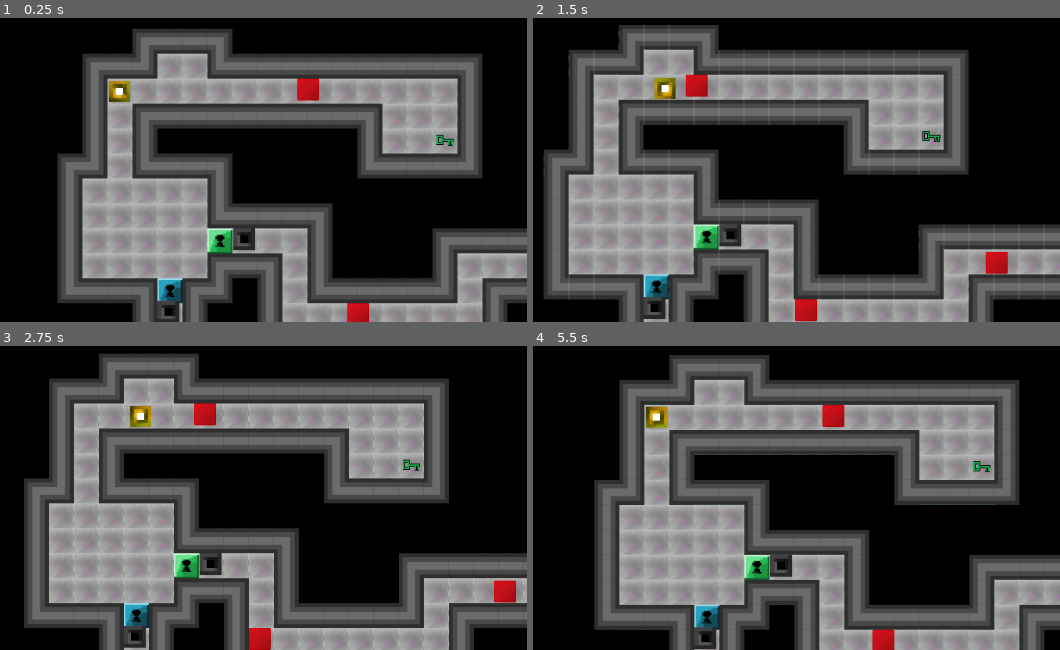
Above: before the commit, frames 1-4 (two rows, left to right).
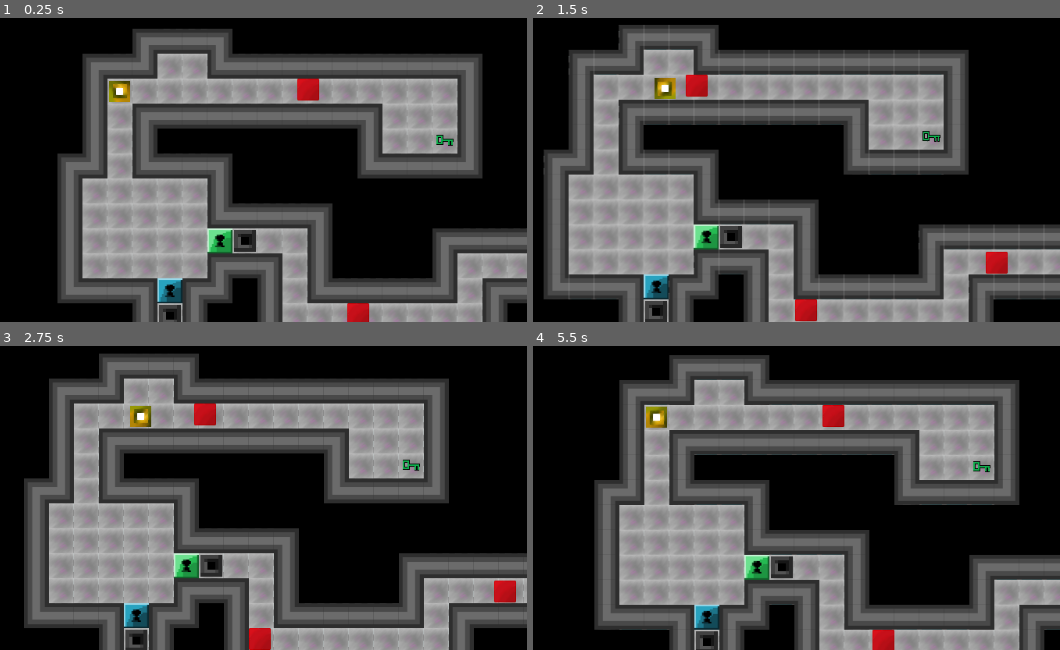
Above: after the commit, the same moments.

Repository: drflamemontgomery/Think-Remastered
Game: Godot game, scene res://Scenes/GameState.tscn
The game is run twice, just before and just after one commit, with the same random seed, the same clock (stepped at 60 frames per second) and the same inputs.
Inputs:
- Up to frame 1 (0.25 s): no input
- Up to frame 2 (1.5 s): hold Right (ui_right) 0.53-1.28 s; hold B (Basset) 0.53-1.28 s; hold Down (ui_down) from 1.28 s (still down); tap L (Logan) at 1.35 s
- Up to frame 3 (2.75 s): release Down (ui_down) at 2.03 s; hold Right (ui_right) from 2.03 s (still down); hold M (Matthew) from 2.03 s (still down)
- Up to frame 4 (5.5 s): release Right (ui_right) at 2.78 s; release M (Matthew) at 2.78 s; hold Up (ui_up) 2.78-3.53 s; tap 1 (Speed) at 2.85 s; hold W (Warner) 3.53-4.28 s; hold Left (ui_left) 3.53-5.03 s; tap 2 (number_2) at 4.35 s; hold Down (ui_down) from 5.03 s (still down); hold P (sPeed) from 5.03 s (still down)

The runs differ from the first frame. In frame 1, 0.6% of the frame differs, in the area x 20-49%, y 20-100%; in frame 2, 0.6%, in the area x 20-40%, y 19-100%; in frame 3, 0.6%; in frame 4, 0.6%.

Commit message:
Adding Checkpoints to level 6 to make it more user friendly

Diff:
--- a/Scenes/CheckPoint.gd
+++ b/Scenes/CheckPoint.gd
@@ -17,6 +17,6 @@
 
 
 func _on_CheckPoint_body_entered(body):
-	if body.is_in_class("Player"):
+	if body.has_method("die"):
 		$AnimatedSprite.animation = "Active"
 		emit_signal("newCheckpoint")
--- a/Scenes/CheckPoint.tscn
+++ b/Scenes/CheckPoint.tscn
@@ -203,12 +203,18 @@
 "speed": 12.0
 } ]
 
+[sub_resource type="RectangleShape2D" id=64]
+extents = Vector2( 13.9376, 14.1846 )
+
 [node name="CheckPoint" type="Area2D"]
 script = ExtResource( 3 )
 
 [node name="AnimatedSprite" type="AnimatedSprite" parent="."]
 frames = SubResource( 18 )
 animation = "Active"
-frame = 2
+frame = 19
 playing = true
+
+[node name="CollisionShape2D" type="CollisionShape2D" parent="."]
+shape = SubResource( 64 )
 [connection signal="body_entered" from="." to="." method="_on_CheckPoint_body_entered"]
--- a/Scenes/Fire_Tile.tscn
+++ b/Scenes/Fire_Tile.tscn
@@ -6,34 +6,34 @@
 [sub_resource type="AtlasTexture" id=1]
 flags = 4
 atlas = ExtResource( 2 )
-region = Rect2( 0, 0, 30, 30 )
+region = Rect2( 30, 0, 30, 30 )
 
 [sub_resource type="AtlasTexture" id=2]
 flags = 4
 atlas = ExtResource( 2 )
-region = Rect2( 30, 0, 30, 30 )
+region = Rect2( 60, 0, 30, 30 )
 
 [sub_resource type="AtlasTexture" id=3]
 flags = 4
 atlas = ExtResource( 2 )
-region = Rect2( 60, 0, 30, 30 )
+region = Rect2( 90, 0, 30, 30 )
 
 [sub_resource type="AtlasTexture" id=4]
 flags = 4
 atlas = ExtResource( 2 )
-region = Rect2( 90, 0, 30, 30 )
+region = Rect2( 0, 0, 30, 30 )
 
 [sub_resource type="SpriteFrames" id=5]
 animations = [ {
-"frames": [ SubResource( 1 ) ],
+"frames": [ SubResource( 1 ), SubResource( 2 ), SubResource( 3 ) ],
+"loop": true,
+"name": "Active",
+"speed": 12.0
+}, {
+"frames": [ SubResource( 4 ) ],
 "loop": true,
 "name": "Inactive",
 "speed": 10.0
-}, {
-"frames": [ SubResource( 2 ), SubResource( 3 ), SubResource( 4 ) ],
-"loop": true,
-"name": "Active",
-"speed": 12.0
 } ]
 
 [sub_resource type="RectangleShape2D" id=6]
--- a/Scenes/GameState.tscn
+++ b/Scenes/GameState.tscn
@@ -2,8 +2,8 @@
 
 [ext_resource path="res://Scenes/GameState.gd" type="Script" id=1]
 [ext_resource path="res://Assets/Tilesets/Background.png" type="Texture" id=2]
-[ext_resource path="res://Scenes/End Sequence.tscn" type="PackedScene" id=3]
-[ext_resource path="res://Scenes/Main.tscn" type="PackedScene" id=4]
+[ext_resource path="res://Scenes/Main.tscn" type="PackedScene" id=3]
+[ext_resource path="res://Scenes/End Sequence.tscn" type="PackedScene" id=4]
 
 [node name="GameState" type="Node"]
 script = ExtResource( 1 )
--- a/Scenes/Key.gd
+++ b/Scenes/Key.gd
@@ -19,4 +19,6 @@
 func _on_Key_body_entered(body):
 	if body.is_in_group("Player"):
 		emit_signal("Unlock")
-		queue_free()
+		self.collision_layer = 4
+		self.collision_mask = 4
+		self.hide()
--- a/Scenes/Level6.gd
+++ b/Scenes/Level6.gd
@@ -1,4 +1,7 @@
 extends Area2D
+
+var pickup_green = false
+var pickup_blue = false
 
 func _ready():
 	$PlayerSpawn.position = Vector2(80, 144)
@@ -16,28 +19,66 @@
 
 
 func _on_Blue_Key_Unlock():
-	$Blue_Block.queue_free()
+	pickup_blue = true
+	$Blue_Block.collision_layer = 4
+	$Blue_Block.collision_mask = 4
+	$Blue_Block.hide()
 
 func _on_Green_Key_Unlock():
-	$Green_Block.queue_free()
+	pickup_green = true
+	$Green_Block.collision_layer = 4
+	$Green_Block.collision_mask = 4
+	$Green_Block.hide()
 
 
+func update_level():
+	if pickup_blue:
+		if $Blue_Key:
+			$Blue_Block.queue_free()
+			$Blue_Key.queue_free()
+	if pickup_green:
+		if $Green_Key:
+			$Green_Block.queue_free()
+			$Green_Key.queue_free()
 
 
 func _on_CheckPoint_newCheckpoint():
+	update_level()
 	$CheckPoint2/AnimatedSprite.animation = "Inactive"
 	$CheckPoint3/AnimatedSprite.animation = "Inactive"
 	$PlayerSpawn.position = $CheckPoint.position
 	$Player.checkpoint = true
 
 func _on_CheckPoint3_newCheckpoint():
+	update_level()
 	$CheckPoint/AnimatedSprite.animation = "Inactive"
 	$CheckPoint2/AnimatedSprite.animation = "Inactive"
 	$PlayerSpawn.position = $CheckPoint3.position
 	$Player.checkpoint = true
 
 func _on_CheckPoint2_newCheckpoint():
+	update_level()
 	$CheckPoint/AnimatedSprite.animation = "Inactive"
 	$CheckPoint3/AnimatedSprite.animation = "Inactive"
 	$PlayerSpawn.position = $CheckPoint2.position
 	$Player.checkpoint = true
+
+func respawn_update():
+	if $Blue_Key:
+		$Blue_Key.collision_layer = 1
+		$Blue_Block.collision_layer = 1
+		$Blue_Key.collision_mask = 1
+		$Blue_Block.collision_mask = 1
+		$Blue_Block.show()
+		$Blue_Key.show()
+	if $Green_Key:
+		$Green_Key.collision_layer = 1
+		$Green_Block.collision_layer = 1
+		$Green_Key.collision_mask = 1
+		$Green_Block.collision_mask = 1
+		$Green_Block.show()
+		$Green_Key.show()
+
+func _on_Player_respawn():
+	respawn_update()
+	$Player.spawn($PlayerSpawn.position)
--- a/Scenes/Level6.tscn
+++ b/Scenes/Level6.tscn
@@ -5,9 +5,9 @@
 [ext_resource path="res://Assets/Tilesets/Key.tres" type="TileSet" id=3]
 [ext_resource path="res://Scenes/Green_Wall.gd" type="Script" id=4]
 [ext_resource path="res://Scenes/Key.tscn" type="PackedScene" id=5]
-[ext_resource path="res://Scenes/Enemy.tscn" type="PackedScene" id=6]
-[ext_resource path="res://Scenes/Player.tscn" type="PackedScene" id=7]
-[ext_resource path="res://Scenes/CheckPoint.tscn" type="PackedScene" id=8]
+[ext_resource path="res://Scenes/CheckPoint.tscn" type="PackedScene" id=6]
+[ext_resource path="res://Scenes/Enemy.tscn" type="PackedScene" id=7]
+[ext_resource path="res://Scenes/Player.tscn" type="PackedScene" id=8]
 [ext_resource path="res://Scenes/Teleporter.tscn" type="PackedScene" id=9]
 
 [node name="Level6" type="Area2D"]
@@ -46,106 +46,106 @@
 [node name="PlayerSpawn" type="Position2D" parent="."]
 position = Vector2( 80, 144 )
 
-[node name="CheckPoint" parent="." instance=ExtResource( 8 )]
-position = Vector2( 142, 427 )
+[node name="CheckPoint" parent="." instance=ExtResource( 6 )]
+position = Vector2( 144, 432 )
 
-[node name="CheckPoint3" parent="." instance=ExtResource( 8 )]
-position = Vector2( 239, 334 )
+[node name="CheckPoint3" parent="." instance=ExtResource( 6 )]
+position = Vector2( 240, 336 )
 
-[node name="CheckPoint2" parent="." instance=ExtResource( 8 )]
-position = Vector2( 592, 1038 )
+[node name="CheckPoint2" parent="." instance=ExtResource( 6 )]
+position = Vector2( 592, 1040 )
 
-[node name="Enemy" parent="." instance=ExtResource( 6 )]
+[node name="Enemy" parent="." instance=ExtResource( 7 )]
 position = Vector2( 336, 142 )
 direction = "left"
 offset = 0.1
 move_time = 0.1
 speed = 100
 
-[node name="Enemy2" parent="." instance=ExtResource( 6 )]
+[node name="Enemy2" parent="." instance=ExtResource( 7 )]
 position = Vector2( 400, 429 )
 direction = "left"
 offset = 0.1
 move_time = 0.1
 speed = 100
 
-[node name="Enemy3" parent="." instance=ExtResource( 6 )]
+[node name="Enemy3" parent="." instance=ExtResource( 7 )]
 position = Vector2( 720, 369 )
 direction = "left"
 offset = 0.1
 move_time = 0.1
 speed = 100
 
-[node name="Enemy4" parent="." instance=ExtResource( 6 )]
+[node name="Enemy4" parent="." instance=ExtResource( 7 )]
 position = Vector2( 272, 590 )
 direction = "left"
 offset = 0.1
 move_time = 0.1
 speed = 100
 
-[node name="Enemy5" parent="." instance=ExtResource( 6 )]
+[node name="Enemy5" parent="." instance=ExtResource( 7 )]
 position = Vector2( 465, 878 )
 direction = "left"
 offset = 0.1
 move_time = 0.1
 speed = 100
 
-[node name="Enemy6" parent="." instance=ExtResource( 6 )]
+[node name="Enemy6" parent="." instance=ExtResource( 7 )]
 position = Vector2( 623, 530 )
 direction = "left"
 offset = 0.1
 move_time = 0.1
 speed = 100
 
-[node name="Enemy7" parent="." instance=ExtResource( 6 )]
+[node name="Enemy7" parent="." instance=ExtResource( 7 )]
 position = Vector2( 687, 1007 )
 offset = 0.1
 move_time = 0.1
 speed = 100
 
-[node name="Enemy10" parent="." instance=ExtResource( 6 )]
+[node name="Enemy10" parent="." instance=ExtResource( 7 )]
 position = Vector2( 784, 912 )
 offset = 0.1
 move_time = 0.1
 speed = 100
 
-[node name="Enemy11" parent="." instance=ExtResource( 6 )]
+[node name="Enemy11" parent="." instance=ExtResource( 7 )]
 position = Vector2( 815, 878 )
 offset = 0.1
 move_time = 0.1
 speed = 100
 
-[node name="Enemy12" parent="." instance=ExtResource( 6 )]
+[node name="Enemy12" parent="." instance=ExtResource( 7 )]
 position = Vector2( 848, 912 )
 offset = 0.1
 move_time = 0.1
 speed = 100
 
-[node name="Enemy13" parent="." instance=ExtResource( 6 )]
+[node name="Enemy13" parent="." instance=ExtResource( 7 )]
 position = Vector2( 879, 943 )
 offset = 0.1
 move_time = 0.1
 speed = 100
 
-[node name="Enemy14" parent="." instance=ExtResource( 6 )]
+[node name="Enemy14" parent="." instance=ExtResource( 7 )]
 position = Vector2( 912, 976 )
 offset = 0.1
 move_time = 0.1
 speed = 100
 
-[node name="Enemy8" parent="." instance=ExtResource( 6 )]
+[node name="Enemy8" parent="." instance=ExtResource( 7 )]
 position = Vector2( 720, 976 )
 offset = 0.1
 move_time = 0.1
 speed = 100
 
-[node name="Enemy9" parent="." instance=ExtResource( 6 )]
+[node name="Enemy9" parent="." instance=ExtResource( 7 )]
 position = Vector2( 753, 943 )
 offset = 0.1
 move_time = 0.1
 speed = 100
 
-[node name="Player" parent="." instance=ExtResource( 7 )]
+[node name="Player" parent="." instance=ExtResource( 8 )]
 position = Vector2( 114, 129 )
 
 [node name="Teleporter" parent="." instance=ExtResource( 9 )]
@@ -156,4 +156,5 @@
 [connection signal="newCheckpoint" from="CheckPoint" to="." method="_on_CheckPoint_newCheckpoint"]
 [connection signal="newCheckpoint" from="CheckPoint3" to="." method="_on_CheckPoint3_newCheckpoint"]
 [connection signal="newCheckpoint" from="CheckPoint2" to="." method="_on_CheckPoint2_newCheckpoint"]
+[connection signal="respawn" from="Player" to="." method="_on_Player_respawn"]
 [connection signal="retry" from="Player" to="." method="_on_Player_retry"]
--- a/Scenes/Player.tscn
+++ b/Scenes/Player.tscn
@@ -38,6 +38,7 @@
 [node name="AnimatedSprite" type="AnimatedSprite" parent="."]
 scale = Vector2( 0.9, 0.9 )
 frames = SubResource( 5 )
+frame = 2
 playing = true
 
 [node name="CollisionShape2D" type="CollisionShape2D" parent="."]
Not shown: 1 places in Scenes/CheckPoint.tscn that only renumber resources
Not shown: 1 places in Scenes/GameState.tscn that only renumber resources
